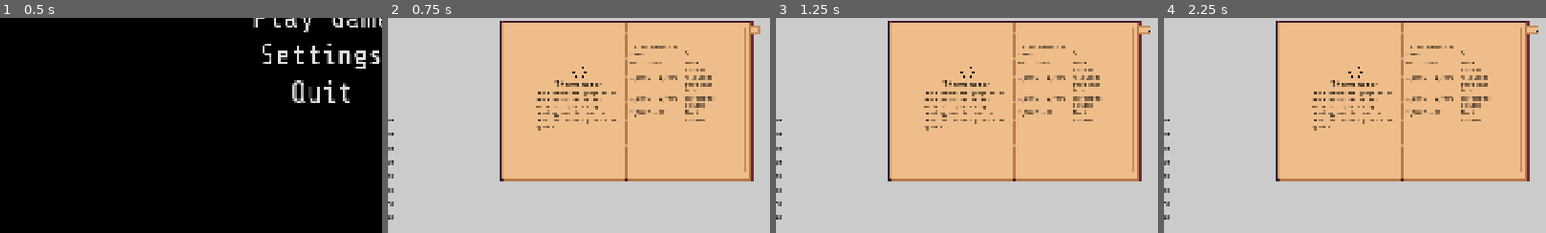
Above: before the commit, frames 1-4 (left to right).
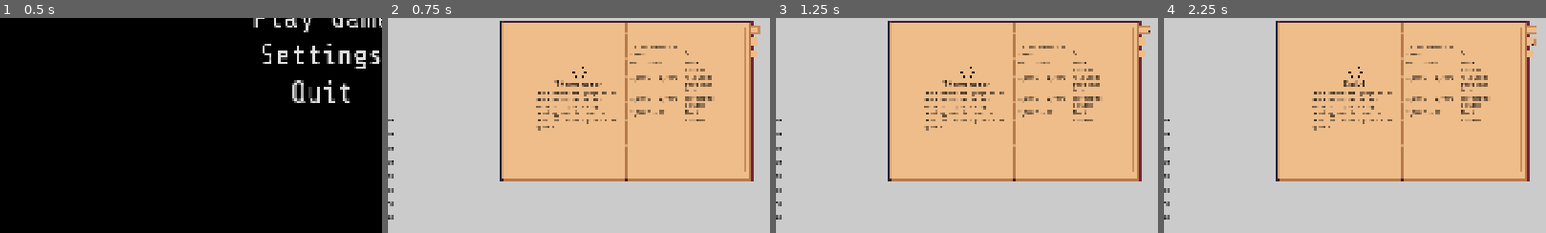
Above: after the commit, the same moments.

Repository: bukit3point0/gmtk2026
Game: Godot game, scene res://scenes/game_root.tscn
Two runs of this game, one before a commit and one after it. Both use one fixed random seed, a clock stepped at 60 frames per second and the inputs below.
Inputs (mouse positions are % of the whole screen's width and height, from its top left):
- Up to frame 1 (0.5 s): no input
- Up to frame 2 (0.75 s): click "Play Game" at 0.5 s
- Up to frame 3 (1.25 s): no input
- Up to frame 4 (2.25 s): click (56, 52) at 1.25 s; click (56, 55) at 2.02 s
The pictures show only the part of the screen within x 8-58%, y 49-99%; the shares and areas given below are measured in that part.

Frame 1 is identical in both runs. In frame 2, 0.1% of the frame differs, in the area x 95-97%, y 8-19%; in frame 3, 0.1%; in frame 4, 0.4%, in the area x 43-98%, y 3-32%.
Error before the commit: Attempt to call function 'get_node' in base 'null instance' on a null instance. (res://scripts/instruction_book.gd:100)

Commit message:
uppdate book size

Diff:
--- a/scenes/game.tscn
+++ b/scenes/game.tscn
@@ -425,28 +425,28 @@
 "speed": 14.0
 }]
 
-[sub_resource type="Animation" id="Animation_gee14"]
+[sub_resource type="Animation" id="Animation_0tnpc"]
 length = 0.001
 tracks/0/type = "value"
 tracks/0/imported = false
 tracks/0/enabled = true
-tracks/0/path = NodePath("TabImage:position")
+tracks/0/path = NodePath("Tab1Image:position")
 tracks/0/interp = 1
 tracks/0/loop_wrap = true
 tracks/0/keys = {
 "times": PackedFloat32Array(0),
 "transitions": PackedFloat32Array(1),
 "update": 0,
-"values": [Vector2(325, -176)]
+"values": [Vector2(337, -176)]
 }
 
-[sub_resource type="Animation" id="Animation_0tnpc"]
+[sub_resource type="Animation" id="Animation_vtaks"]
 resource_name = "close_tab"
 length = 0.5
 tracks/0/type = "value"
 tracks/0/imported = false
 tracks/0/enabled = true
-tracks/0/path = NodePath("TabImage:position")
+tracks/0/path = NodePath("Tab1Image:position")
 tracks/0/interp = 1
 tracks/0/loop_wrap = true
 tracks/0/keys = {
@@ -456,13 +456,13 @@
 "values": [Vector2(337, -176), Vector2(325, -176)]
 }
 
-[sub_resource type="Animation" id="Animation_vtaks"]
+[sub_resource type="Animation" id="Animation_kvpfn"]
 resource_name = "open_tab"
 length = 0.5
 tracks/0/type = "value"
 tracks/0/imported = false
 tracks/0/enabled = true
-tracks/0/path = NodePath("TabImage:position")
+tracks/0/path = NodePath("Tab1Image:position")
 tracks/0/interp = 1
 tracks/0/loop_wrap = true
 tracks/0/keys = {
@@ -472,11 +472,119 @@
 "values": [Vector2(325, -176), Vector2(337, -176)]
 }
 
-[sub_resource type="AnimationLibrary" id="AnimationLibrary_kvpfn"]
+[sub_resource type="AnimationLibrary" id="AnimationLibrary_dinhu"]
 _data = {
-&"RESET": SubResource("Animation_gee14"),
-&"close_tab": SubResource("Animation_0tnpc"),
-&"open_tab": SubResource("Animation_vtaks")
+&"RESET": SubResource("Animation_0tnpc"),
+&"close_tab": SubResource("Animation_vtaks"),
+&"open_tab": SubResource("Animation_kvpfn")
+}
+
+[sub_resource type="Animation" id="Animation_kvuet"]
+length = 0.001
+tracks/0/type = "value"
+tracks/0/imported = false
+tracks/0/enabled = true
+tracks/0/path = NodePath("Tab2Image:position")
+tracks/0/interp = 1
+tracks/0/loop_wrap = true
+tracks/0/keys = {
+"times": PackedFloat32Array(0),
+"transitions": PackedFloat32Array(1),
+"update": 0,
+"values": [Vector2(325, -146)]
+}
+
+[sub_resource type="Animation" id="Animation_trtic"]
+resource_name = "close_tab"
+length = 0.5
+tracks/0/type = "value"
+tracks/0/imported = false
+tracks/0/enabled = true
+tracks/0/path = NodePath("Tab2Image:position")
+tracks/0/interp = 1
+tracks/0/loop_wrap = true
+tracks/0/keys = {
+"times": PackedFloat32Array(0, 0.5),
+"transitions": PackedFloat32Array(1, 1),
+"update": 0,
+"values": [Vector2(337, -146), Vector2(325, -146)]
+}
+
+[sub_resource type="Animation" id="Animation_ir15t"]
+resource_name = "open_tab"
+length = 0.5
+tracks/0/type = "value"
+tracks/0/imported = false
+tracks/0/enabled = true
+tracks/0/path = NodePath("Tab2Image:position")
+tracks/0/interp = 1
+tracks/0/loop_wrap = true
+tracks/0/keys = {
+"times": PackedFloat32Array(0, 0.5),
+"transitions": PackedFloat32Array(1, 1),
+"update": 0,
+"values": [Vector2(325, -146), Vector2(337, -146)]
+}
+
+[sub_resource type="AnimationLibrary" id="AnimationLibrary_ca42v"]
+_data = {
+&"RESET": SubResource("Animation_kvuet"),
+&"close_tab": SubResource("Animation_trtic"),
+&"open_tab": SubResource("Animation_ir15t")
+}
+
+[sub_resource type="Animation" id="Animation_rysoc"]
+length = 0.001
+tracks/0/type = "value"
+tracks/0/imported = false
+tracks/0/enabled = true
+tracks/0/path = NodePath("Tab3Image:position")
+tracks/0/interp = 1
+tracks/0/loop_wrap = true
+tracks/0/keys = {
+"times": PackedFloat32Array(0),
+"transitions": PackedFloat32Array(1),
+"update": 0,
+"values": [Vector2(325, -116)]
+}
+
+[sub_resource type="Animation" id="Animation_ssvqc"]
+resource_name = "close_tab"
+length = 0.5
+tracks/0/type = "value"
+tracks/0/imported = false
+tracks/0/enabled = true
+tracks/0/path = NodePath("Tab3Image:position")
+tracks/0/interp = 1
+tracks/0/loop_wrap = true
+tracks/0/keys = {
+"times": PackedFloat32Array(0, 0.5),
+"transitions": PackedFloat32Array(1, 1),
+"update": 0,
+"values": [Vector2(337, -116), Vector2(325, -116)]
+}
+
+[sub_resource type="Animation" id="Animation_264po"]
+resource_name = "open_tab"
+length = 0.5
+tracks/0/type = "value"
+tracks/0/imported = false
+tracks/0/enabled = true
+tracks/0/path = NodePath("Tab3Image:position")
+tracks/0/interp = 1
+tracks/0/loop_wrap = true
+tracks/0/keys = {
+"times": PackedFloat32Array(0, 0.5),
+"transitions": PackedFloat32Array(1, 1),
+"update": 0,
+"values": [Vector2(325, -116), Vector2(337, -116)]
+}
+
+[sub_resource type="AnimationLibrary" id="AnimationLibrary_1kice"]
+_data = {
+&"RESET": SubResource("Animation_rysoc"),
+&"close_tab": SubResource("Animation_ssvqc"),
+&"open_tab": SubResource("Animation_264po")
 }
 
 [sub_resource type="RectangleShape2D" id="RectangleShape2D_sn0t7"]
@@ -751,20 +859,356 @@
 frame = 6
 frame_progress = 1.0
 
-[node name="Button" type="Button" parent="Level1/Table/InstructionBook/Pages/Thermometer" unique_id=384459193]
+[node name="Tab1Button" type="Button" parent="Level1/Table/InstructionBook/Pages/Thermometer" unique_id=384459193]
 offset_left = 311.0
 offset_top = -186.0
 offset_right = 343.0
 offset_bottom = -166.0
 flat = true
 
-[node name="TabImage" type="Sprite2D" parent="Level1/Table/InstructionBook/Pages/Thermometer" unique_id=399437667]
-position = Vector2(325, -176)
+[node name="Tab1Image" type="Sprite2D" parent="Level1/Table/InstructionBook/Pages/Thermometer" unique_id=399437667]
+position = Vector2(337, -176)
 scale = Vector2(0.05, 0.05)
 texture = ExtResource("6_u5sy4")
 
-[node name="AnimationPlayer" type="AnimationPlayer" parent="Level1/Table/InstructionBook/Pages/Thermometer" unique_id=1458929969]
-libraries/ = SubResource("AnimationLibrary_kvpfn")
+[node name="Tab1AnimationPlayer" type="AnimationPlayer" parent="Level1/Table/InstructionBook/Pages/Thermometer" unique_id=2002057829]
+libraries/ = SubResource("AnimationLibrary_dinhu")
+
+[node name="Cody1" type="Node2D" parent="Level1/Table/InstructionBook/Pages" unique_id=1501219190]
+
+[node name="PageTitle" type="RichTextLabel" parent="Level1/Table/InstructionBook/Pages/Cody1" unique_id=1061036470]
+offset_left = -229.0
+offset_top = -51.0
+offset_right = -10.0
+offset_bottom = -28.0
+theme_override_colors/default_color = Color(0, 0, 0, 1)
+theme_override_font_sizes/normal_font_size = 20
+text = "Cody1"
+horizontal_alignment = 1
+
+[node name="LeftText" type="RichTextLabel" parent="Level1/Table/InstructionBook/Pages/Cody1" unique_id=1385605657]
+offset_left = -229.0
+offset_top = -26.0
+offset_right = -10.0
+offset_bottom = 138.0
+theme_override_colors/default_color = Color(0, 0, 0, 1)
+theme_override_font_sizes/normal_font_size = 14
+text = "The thermometer gauge holds the temperature of the hottest it got during testing, and is used to test the theraml protection system."
+
+[node name="BookImage" type="Sprite2D" parent="Level1/Table/InstructionBook/Pages/Cody1" unique_id=91095755]
+position = Vector2(-133, -130)
+scale = Vector2(0.25, 0.25)
+texture = ExtResource("6_u5sy4")
+centered = false
+
+[node name="Instructions" type="VBoxContainer" parent="Level1/Table/InstructionBook/Pages/Cody1" unique_id=1682066181]
+offset_left = 11.0
+offset_top = -140.0
+offset_right = 229.0
+offset_bottom = 138.0
+metadata/_edit_use_anchors_ = true
+
+[node name="Headers" type="HBoxContainer" parent="Level1/Table/InstructionBook/Pages/Cody1/Instructions" unique_id=2000572226]
+layout_mode = 2
+theme_override_constants/separation = 0
+
+[node name="RichTextLabel" type="RichTextLabel" parent="Level1/Table/InstructionBook/Pages/Cody1/Instructions/Headers" unique_id=306422883]
+custom_minimum_size = Vector2(135, 0)
+layout_mode = 2
+theme_override_colors/default_color = Color(0, 0, 0, 1)
+theme_override_font_sizes/normal_font_size = 13
+text = "If the thermostat reads..."
+fit_content = true
+
+[node name="RichTextLabel2" type="RichTextLabel" parent="Level1/Table/InstructionBook/Pages/Cody1/Instructions/Headers" unique_id=1266351697]
+custom_minimum_size = Vector2(83, 0)
+layout_mode = 2
+theme_override_colors/default_color = Color(0, 0, 0, 1)
+theme_override_font_sizes/normal_font_size = 13
+text = "Do..."
+fit_content = true
+vertical_alignment = 2
+
+[node name="ColorRect" type="ColorRect" parent="Level1/Table/InstructionBook/Pages/Cody1/Instructions" unique_id=1972579629]
+custom_minimum_size = Vector2(0, 1)
+layout_mode = 2
+color = Color(0, 0, 0, 1)
+
+[node name="Instruction1" type="HBoxContainer" parent="Level1/Table/InstructionBook/Pages/Cody1/Instructions" unique_id=1186703691]
+layout_mode = 2
+theme_override_constants/separation = 0
+
+[node name="RichTextLabel" type="RichTextLabel" parent="Level1/Table/InstructionBook/Pages/Cody1/Instructions/Instruction1" unique_id=613743848]
+custom_minimum_size = Vector2(135, 0)
+layout_mode = 2
+theme_override_colors/default_color = Color(0, 0, 0, 1)
+theme_override_font_sizes/normal_font_size = 13
+text = "0°C - 999°C"
+fit_content = true
+
+[node name="RichTextLabel2" type="RichTextLabel" parent="Level1/Table/InstructionBook/Pages/Cody1/Instructions/Instruction1" unique_id=2079325628]
+custom_minimum_size = Vector2(83, 0)
+layout_mode = 2
+theme_override_colors/default_color = Color(0, 0, 0, 1)
+theme_override_font_sizes/normal_font_size = 13
+text = "Abort mission"
+fit_content = true
+
+[node name="Instruction2" type="HBoxContainer" parent="Level1/Table/InstructionBook/Pages/Cody1/Instructions" unique_id=890327569]
+layout_mode = 2
+theme_override_constants/separation = 0
+
+[node name="RichTextLabel" type="RichTextLabel" parent="Level1/Table/InstructionBook/Pages/Cody1/Instructions/Instruction2" unique_id=972749508]
+custom_minimum_size = Vector2(135, 0)
+layout_mode = 2
+theme_override_colors/default_color = Color(0, 0, 0, 1)
+theme_override_font_sizes/normal_font_size = 13
+text = "1,000°C - 1,249°C"
+fit_content = true
+
+[node name="RichTextLabel2" type="RichTextLabel" parent="Level1/Table/InstructionBook/Pages/Cody1/Instructions/Instruction2" unique_id=214300009]
+custom_minimum_size = Vector2(83, 0)
+layout_mode = 2
+theme_override_colors/default_color = Color(0, 0, 0, 1)
+theme_override_font_sizes/normal_font_size = 13
+text = "Hold until timer ends in 3"
+fit_content = true
+
+[node name="Instruction3" type="HBoxContainer" parent="Level1/Table/InstructionBook/Pages/Cody1/Instructions" unique_id=1881960442]
+layout_mode = 2
+theme_override_constants/separation = 0
+
+[node name="RichTextLabel" type="RichTextLabel" parent="Level1/Table/InstructionBook/Pages/Cody1/Instructions/Instruction3" unique_id=2056643682]
+custom_minimum_size = Vector2(135, 0)
+layout_mode = 2
+theme_override_colors/default_color = Color(0, 0, 0, 1)
+theme_override_font_sizes/normal_font_size = 13
+text = "1,250°C - 2,499°C"
+fit_content = true
+
+[node name="RichTextLabel2" type="RichTextLabel" parent="Level1/Table/InstructionBook/Pages/Cody1/Instructions/Instruction3" unique_id=1598326433]
+custom_minimum_size = Vector2(83, 0)
+layout_mode = 2
+theme_override_colors/default_color = Color(0, 0, 0, 1)
+theme_override_font_sizes/normal_font_size = 13
+text = "Thermometer cleared"
+fit_content = true
+
+[node name="Instruction4" type="HBoxContainer" parent="Level1/Table/InstructionBook/Pages/Cody1/Instructions" unique_id=555579205]
+layout_mode = 2
+theme_override_constants/separation = 0
+
+[node name="RichTextLabel" type="RichTextLabel" parent="Level1/Table/InstructionBook/Pages/Cody1/Instructions/Instruction4" unique_id=367313438]
+custom_minimum_size = Vector2(135, 0)
+layout_mode = 2
+theme_override_colors/default_color = Color(0, 0, 0, 1)
+theme_override_font_sizes/normal_font_size = 13
+text = "2,500°C - ???"
+fit_content = true
+
+[node name="RichTextLabel2" type="RichTextLabel" parent="Level1/Table/InstructionBook/Pages/Cody1/Instructions/Instruction4" unique_id=1993109708]
+custom_minimum_size = Vector2(83, 0)
+layout_mode = 2
+theme_override_colors/default_color = Color(0, 0, 0, 1)
+theme_override_font_sizes/normal_font_size = 13
+text = "Abort mission"
+fit_content = true
+
+[node name="RichTextLabel" type="RichTextLabel" parent="Level1/Table/InstructionBook/Pages/Cody1/Instructions" unique_id=1170099593]
+layout_mode = 2
+size_flags_vertical = 3
+theme_override_colors/default_color = Color(0, 0, 0, 1)
+theme_override_font_sizes/normal_font_size = 14
+
+[node name="Tab2Animation" type="AnimatedSprite2D" parent="Level1/Table/InstructionBook/Pages/Cody1" unique_id=1470151118]
+position = Vector2(327, -146)
+sprite_frames = SubResource("SpriteFrames_riqys")
+animation = &"close_tab"
+frame = 6
+frame_progress = 1.0
+
+[node name="Tab2Button" type="Button" parent="Level1/Table/InstructionBook/Pages/Cody1" unique_id=175238161]
+offset_left = 311.0
+offset_top = -156.0
+offset_right = 343.0
+offset_bottom = -136.0
+flat = true
+
+[node name="Tab2Image" type="Sprite2D" parent="Level1/Table/InstructionBook/Pages/Cody1" unique_id=686160355]
+position = Vector2(325, -146)
+scale = Vector2(0.05, 0.05)
+texture = ExtResource("6_u5sy4")
+
+[node name="Tab2AnimationPlayer" type="AnimationPlayer" parent="Level1/Table/InstructionBook/Pages/Cody1" unique_id=845544074]
+libraries/ = SubResource("AnimationLibrary_ca42v")
+
+[node name="Cody2" type="Node2D" parent="Level1/Table/InstructionBook/Pages" unique_id=2130532128]
+
+[node name="PageTitle" type="RichTextLabel" parent="Level1/Table/InstructionBook/Pages/Cody2" unique_id=145399496]
+offset_left = -229.0
+offset_top = -51.0
+offset_right = -10.0
+offset_bottom = -28.0
+theme_override_colors/default_color = Color(0, 0, 0, 1)
+theme_override_font_sizes/normal_font_size = 20
+text = "Cody2"
+horizontal_alignment = 1
+
+[node name="LeftText" type="RichTextLabel" parent="Level1/Table/InstructionBook/Pages/Cody2" unique_id=55122620]
+offset_left = -229.0
+offset_top = -26.0
+offset_right = -10.0
+offset_bottom = 138.0
+theme_override_colors/default_color = Color(0, 0, 0, 1)
+theme_override_font_sizes/normal_font_size = 14
+text = "The thermometer gauge holds the temperature of the hottest it got during testing, and is used to test the theraml protection system."
+
+[node name="BookImage" type="Sprite2D" parent="Level1/Table/InstructionBook/Pages/Cody2" unique_id=241977079]
+position = Vector2(-133, -130)
+scale = Vector2(0.25, 0.25)
+texture = ExtResource("6_u5sy4")
+centered = false
+
+[node name="Instructions" type="VBoxContainer" parent="Level1/Table/InstructionBook/Pages/Cody2" unique_id=1922401922]
+offset_left = 11.0
+offset_top = -140.0
+offset_right = 229.0
+offset_bottom = 138.0
+metadata/_edit_use_anchors_ = true
+
+[node name="Headers" type="HBoxContainer" parent="Level1/Table/InstructionBook/Pages/Cody2/Instructions" unique_id=1284621500]
+layout_mode = 2
+theme_override_constants/separation = 0
+
+[node name="RichTextLabel" type="RichTextLabel" parent="Level1/Table/InstructionBook/Pages/Cody2/Instructions/Headers" unique_id=414064621]
+custom_minimum_size = Vector2(135, 0)
+layout_mode = 2
+theme_override_colors/default_color = Color(0, 0, 0, 1)
+theme_override_font_sizes/normal_font_size = 13
+text = "If the thermostat reads..."
+fit_content = true
+
+[node name="RichTextLabel2" type="RichTextLabel" parent="Level1/Table/InstructionBook/Pages/Cody2/Instructions/Headers" unique_id=1049908883]
+custom_minimum_size = Vector2(83, 0)
+layout_mode = 2
+theme_override_colors/default_color = Color(0, 0, 0, 1)
+theme_override_font_sizes/normal_font_size = 13
+text = "Do..."
+fit_content = true
+vertical_alignment = 2
+
+[node name="ColorRect" type="ColorRect" parent="Level1/Table/InstructionBook/Pages/Cody2/Instructions" unique_id=1210711922]
+custom_minimum_size = Vector2(0, 1)
+layout_mode = 2
+color = Color(0, 0, 0, 1)
+
+[node name="Instruction1" type="HBoxContainer" parent="Level1/Table/InstructionBook/Pages/Cody2/Instructions" unique_id=2003001655]
+layout_mode = 2
+theme_override_constants/separation = 0
+
+[node name="RichTextLabel" type="RichTextLabel" parent="Level1/Table/InstructionBook/Pages/Cody2/Instructions/Instruction1" unique_id=1926322216]
+custom_minimum_size = Vector2(135, 0)
+layout_mode = 2
+theme_override_colors/default_color = Color(0, 0, 0, 1)
+theme_override_font_sizes/normal_font_size = 13
+text = "0°C - 999°C"
+fit_content = true
+
+[node name="RichTextLabel2" type="RichTextLabel" parent="Level1/Table/InstructionBook/Pages/Cody2/Instructions/Instruction1" unique_id=2107985479]
+custom_minimum_size = Vector2(83, 0)
+layout_mode = 2
+theme_override_colors/default_color = Color(0, 0, 0, 1)
+theme_override_font_sizes/normal_font_size = 13
+text = "Abort mission"
+fit_content = true
+
+[node name="Instruction2" type="HBoxContainer" parent="Level1/Table/InstructionBook/Pages/Cody2/Instructions" unique_id=1554916163]
+layout_mode = 2
+theme_override_constants/separation = 0
+
+[node name="RichTextLabel" type="RichTextLabel" parent="Level1/Table/InstructionBook/Pages/Cody2/Instructions/Instruction2" unique_id=409059393]
+custom_minimum_size = Vector2(135, 0)
+layout_mode = 2
+theme_override_colors/default_color = Color(0, 0, 0, 1)
+theme_override_font_sizes/normal_font_size = 13
+text = "1,000°C - 1,249°C"
+fit_content = true
+
+[node name="RichTextLabel2" type="RichTextLabel" parent="Level1/Table/InstructionBook/Pages/Cody2/Instructions/Instruction2" unique_id=1455330203]
+custom_minimum_size = Vector2(83, 0)
+layout_mode = 2
+theme_override_colors/default_color = Color(0, 0, 0, 1)
+theme_override_font_sizes/normal_font_size = 13
+text = "Hold until timer ends in 3"
+fit_content = true
+
+[node name="Instruction3" type="HBoxContainer" parent="Level1/Table/InstructionBook/Pages/Cody2/Instructions" unique_id=1241724329]
+layout_mode = 2
+theme_override_constants/separation = 0
+
+[node name="RichTextLabel" type="RichTextLabel" parent="Level1/Table/InstructionBook/Pages/Cody2/Instructions/Instruction3" unique_id=1185510843]
+custom_minimum_size = Vector2(135, 0)
+layout_mode = 2
+theme_override_colors/default_color = Color(0, 0, 0, 1)
+theme_override_font_sizes/normal_font_size = 13
+text = "1,250°C - 2,499°C"
+fit_content = true
+
+[node name="RichTextLabel2" type="RichTextLabel" parent="Level1/Table/InstructionBook/Pages/Cody2/Instructions/Instruction3" unique_id=1491908314]
+custom_minimum_size = Vector2(83, 0)
+layout_mode = 2
+theme_override_colors/default_color = Color(0, 0, 0, 1)
+theme_override_font_sizes/normal_font_size = 13
+text = "Thermometer cleared"
+fit_content = true
+
+[node name="Instruction4" type="HBoxContainer" parent="Level1/Table/InstructionBook/Pages/Cody2/Instructions" unique_id=218300556]
+layout_mode = 2
+theme_override_constants/separation = 0
+
+[node name="RichTextLabel" type="RichTextLabel" parent="Level1/Table/InstructionBook/Pages/Cody2/Instructions/Instruction4" unique_id=682008099]
+custom_minimum_size = Vector2(135, 0)
+layout_mode = 2
+theme_override_colors/default_color = Color(0, 0, 0, 1)
+theme_override_font_sizes/normal_font_size = 13
+text = "2,500°C - ???"
+fit_content = true
+
+[node name="RichTextLabel2" type="RichTextLabel" parent="Level1/Table/InstructionBook/Pages/Cody2/Instructions/Instruction4" unique_id=1301902733]
+custom_minimum_size = Vector2(83, 0)
+layout_mode = 2
+theme_override_colors/default_color = Color(0, 0, 0, 1)
+theme_override_font_sizes/normal_font_size = 13
+text = "Abort mission"
+fit_content = true
+
+[node name="RichTextLabel" type="RichTextLabel" parent="Level1/Table/InstructionBook/Pages/Cody2/Instructions" unique_id=85772166]
+layout_mode = 2
+size_flags_vertical = 3
+theme_override_colors/default_color = Color(0, 0, 0, 1)
+theme_override_font_sizes/normal_font_size = 14
+
+[node name="Tab3Animation" type="AnimatedSprite2D" parent="Level1/Table/InstructionBook/Pages/Cody2" unique_id=1062917478]
+position = Vector2(327, -116)
+sprite_frames = SubResource("SpriteFrames_riqys")
+animation = &"close_tab"
+frame = 6
+frame_progress = 1.0
+
+[node name="Tab3Button" type="Button" parent="Level1/Table/InstructionBook/Pages/Cody2" unique_id=47620955]
+offset_left = 311.0
+offset_top = -126.0
+offset_right = 343.0
+offset_bottom = -106.0
+flat = true
+
+[node name="Tab3Image" type="Sprite2D" parent="Level1/Table/InstructionBook/Pages/Cody2" unique_id=580966717]
+position = Vector2(325, -116)
+scale = Vector2(0.05, 0.05)
+texture = ExtResource("6_u5sy4")
+
+[node name="Tab3AnimationPlayer" type="AnimationPlayer" parent="Level1/Table/InstructionBook/Pages/Cody2" unique_id=1735229581]
+libraries/ = SubResource("AnimationLibrary_1kice")
 
 [node name="CollisionShape2D" type="CollisionShape2D" parent="Level1/Table/InstructionBook" unique_id=1014973014]
 position = Vector2(0.5, 3)
@@ -775,4 +1219,6 @@
 
 [connection signal="input_event" from="Level1/Table/Thermometer" to="Level1/Table/Thermometer" method="_on_thermometer_input_event"]
 [connection signal="input_event" from="Level1/Table/InstructionBook" to="Level1/Table/InstructionBook" method="_on_instruction_book_input_event"]
-[connection signal="pressed" from="Level1/Table/InstructionBook/Pages/Thermometer/Button" to="Level1/Table/InstructionBook" method="_on_tab_1_button_pressed"]
+[connection signal="pressed" from="Level1/Table/InstructionBook/Pages/Thermometer/Tab1Button" to="Level1/Table/InstructionBook" method="_on_tab_1_button_pressed"]
+[connection signal="pressed" from="Level1/Table/InstructionBook/Pages/Cody1/Tab2Button" to="Level1/Table/InstructionBook" method="_on_tab_2_button_pressed"]
+[connection signal="pressed" from="Level1/Table/InstructionBook/Pages/Cody2/Tab3Button" to="Level1/Table/InstructionBook" method="_on_tab_3_button_pressed"]
--- a/scripts/game.gd
+++ b/scripts/game.gd
@@ -12,8 +12,7 @@
 	clock_node.pause_countdown = false
 	clock_node.countdown()
 
-# Called every frame. 'delta' is the elapsed time since the previous frame.
-func _process(delta: float) -> void:
+func _process(_delta: float) -> void:
 	# If escape is pressed it triggers the func to pause timer and open pause menu
 	if Input.is_action_just_pressed("Escape"):
 		pause_trigger()
--- a/scripts/instruction_book.gd
+++ b/scripts/instruction_book.gd
@@ -1,11 +1,11 @@
 extends CharacterBody2D
 
 @onready var tab_1_animation: AnimatedSprite2D = $Pages/Thermometer/Tab1Animation
-@onready var tab_1_animation_player: AnimationPlayer = $Pages/Thermometer/AnimationPlayer
+@onready var tab_1_animation_player: AnimationPlayer = $Pages/Thermometer/Tab1AnimationPlayer
 @onready var tab_2_animation: AnimatedSprite2D = $Pages/Cody1/Tab2Animation
-@onready var tab_2_animation_player: AnimationPlayer = $Pages/Cody1/AnimationPlayer
+@onready var tab_2_animation_player: AnimationPlayer = $Pages/Cody1/Tab2AnimationPlayer
 @onready var tab_3_animation: AnimatedSprite2D = $Pages/Cody2/Tab3Animation
-@onready var tab_3_animation_player: AnimationPlayer = $Pages/Cody2/AnimationPlayer
+@onready var tab_3_animation_player: AnimationPlayer = $Pages/Cody2/Tab3AnimationPlayer
 @onready var pages: Node2D = $Pages
 
 var instruction_book_dragging = false
